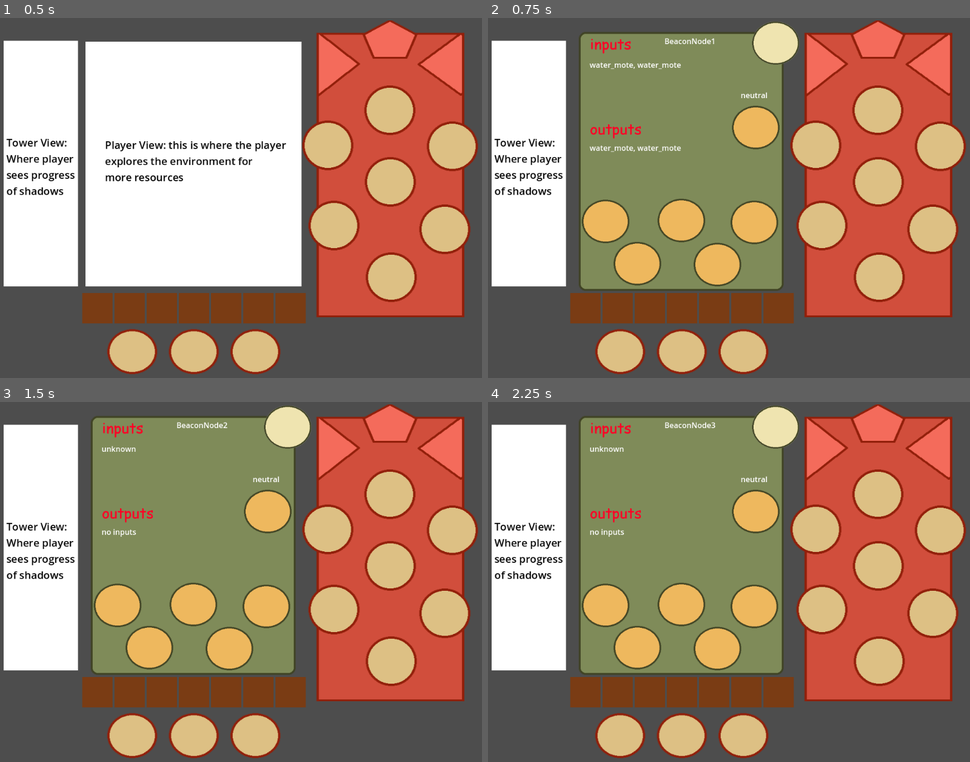
Above: before the commit, frames 1-4 (two rows, left to right).
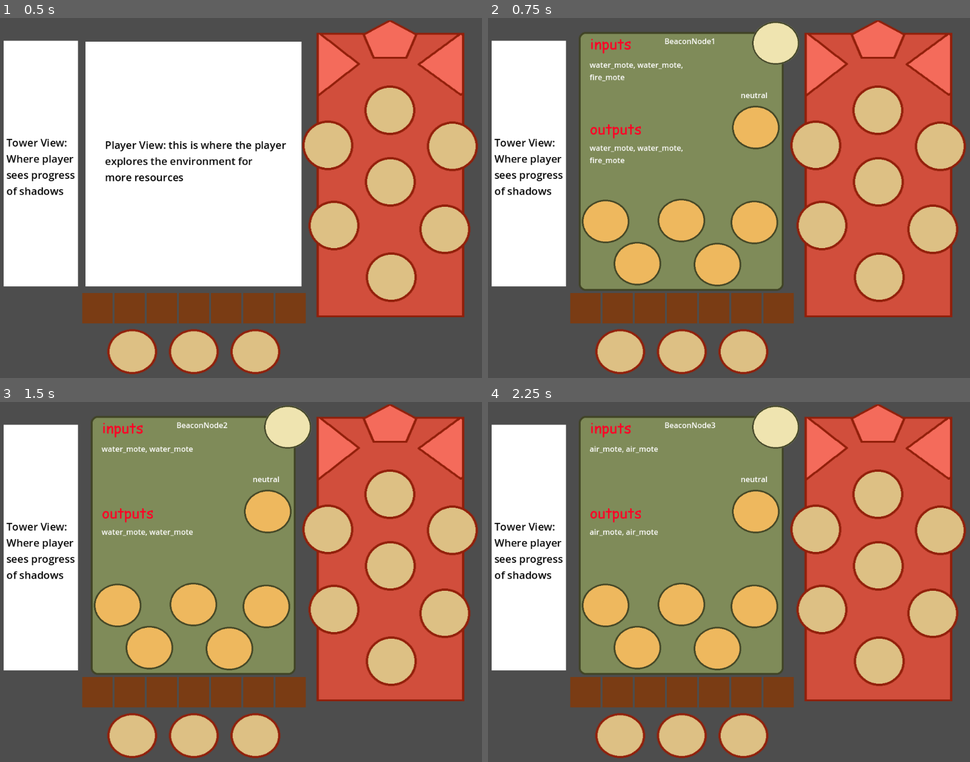
Above: after the commit, the same moments.

Repository: mccajd/Quintessential
Game: Godot game, scene res://Levels/beacon_puzzle_main.tscn
The game is run twice, just before and just after one commit, with the same random seed, the same clock (stepped at 60 frames per second) and the same inputs.
Inputs (mouse positions are in pixels of both pictures, inside the frame that each line leads up to):
- Up to frame 1 (0.5 s): no input
- Up to frame 2 (0.75 s): tap Enter at 0.5 s; move the mouse to (878, 277) at 0.52 s; press the mouse at (878, 277) at 0.53 s
- Up to frame 3 (1.5 s): tap Space at 1.25 s; move the mouse to (332, 607) at 1.27 s; release the mouse at (332, 607) at 1.28 s; click (332, 607) at 1.35 s
- Up to frame 4 (2.25 s): tap Enter at 2 s; move the mouse to (931, 610) at 2.02 s; press the mouse at (931, 610) at 2.03 s

Frame 1 is identical in both runs. In frame 2, 0.1% of the frame differs, in the area x 21-41%, y 13-41%; in frame 3, 0.3%, in the area x 21-40%, y 12-38%; in frame 4, 0.2%.

Commit message:
fix issue with filling the dang array

Diff:
--- a/Levels/beacon_puzzle_main.tscn
+++ b/Levels/beacon_puzzle_main.tscn
@@ -47,17 +47,19 @@
 id = 1
 availableNodeIds = Array[int]([2, 3])
 connectedNodeIds = Array[int]([0, 0])
-inputs = Array[String](["water_mote", "water_mote"])
+inputs = Array[String](["water_mote", "water_mote", "fire_mote"])
 
 [node name="BeaconNode2" parent="BeaconTower" instance=ExtResource("4_b3dfw")]
 position = Vector2(-18, 375)
 id = 2
 availableNodeIds = Array[int]([1, 4, 5])
+inputs = Array[String](["water_mote", "water_mote"])
 
 [node name="BeaconNode3" parent="BeaconTower" instance=ExtResource("4_b3dfw")]
 position = Vector2(216, 383)
 id = 3
 availableNodeIds = Array[int]([1, 4, 6])
+inputs = Array[String](["air_mote", "air_mote"])
 
 [node name="BeaconNode4" parent="BeaconTower" instance=ExtResource("4_b3dfw")]
 position = Vector2(101, 283)
--- a/Scripts/item_transformer.gd
+++ b/Scripts/item_transformer.gd
@@ -26,4 +26,9 @@
 			deep_copy.remove_at(ix)
 		else:
 			return false
-	return true
+
+	# if any ingredients haven't been used, treat as a failure condition
+	# prevents brute forcing puzzles by adding everything as an input at once
+	# NOTE.jmc - if the game proves too obtuse, perhaps introduce this as either
+	# 		a difficulty option or a consequence of the shadows in late game
+	return deep_copy.size() == 0
